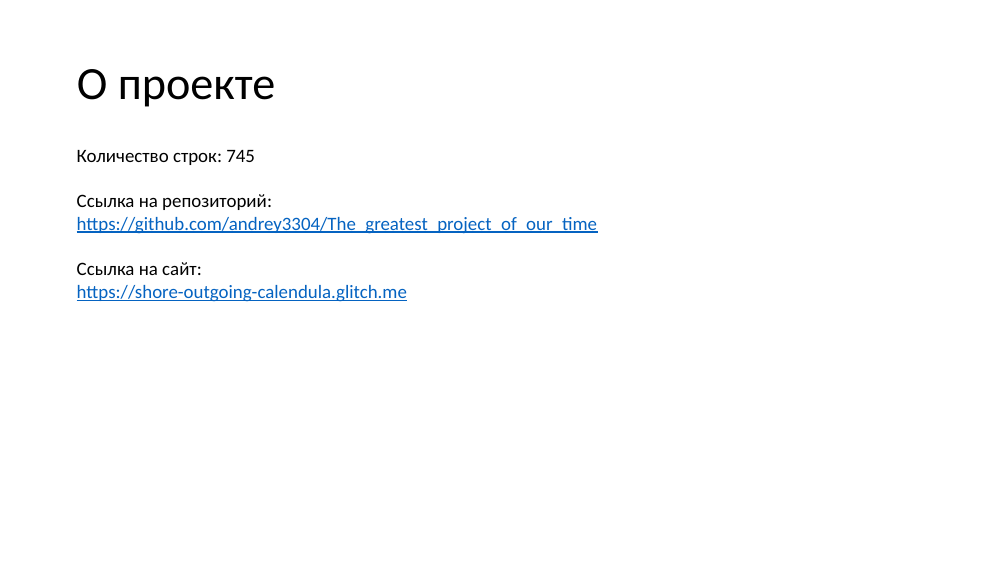
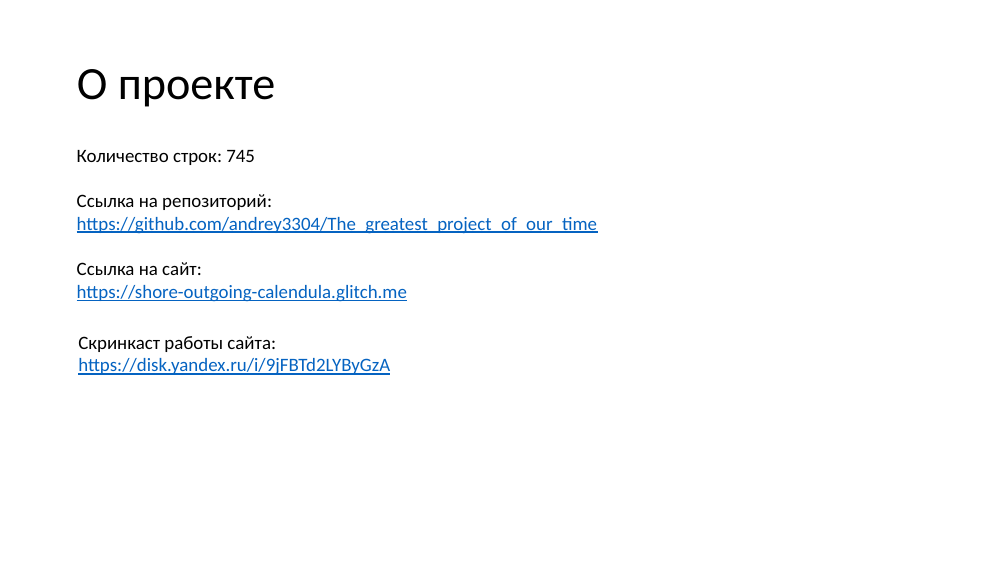
Before and after one commit to andrey3304/The_greatest_project_of_our_time, a slide deck: slide 13 of materials/Presentation.pptx. Drawn at 1008x567 pixels with LibreOffice and Linux fonts; fonts in the diff are those of the drawing. Boxes give left, top, right and bottom in pixels: in the first picture for what was removed or moved away, otherwise in the second. Text is boxed around its words. In the diff, an @@ line names an element or a change of style, - is before the commit and + after.

Commit message:
Добавлена ссылка на скринкаст в презентации

```diff
--- a/materials/Presentation.pptx
+++ b/materials/Presentation.pptx
@@ text added at (78, 336, 390, 375), 18 pt, text #0563C1, underline @@
+Скринкаст работы сайта:
+https://disk.yandex.ru/i/9jFBTd2LYByGzA
```
